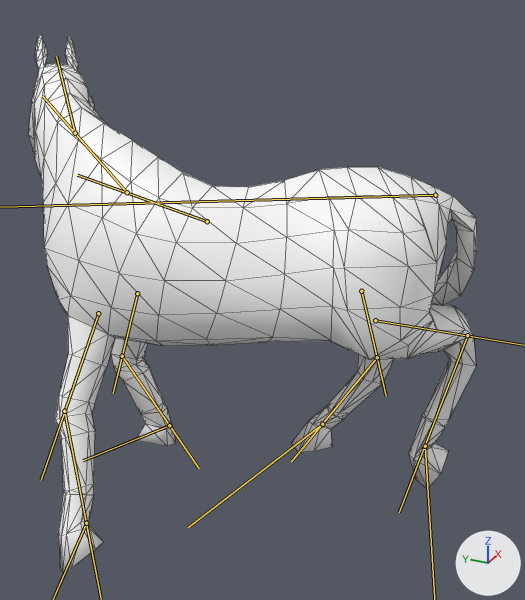
The glTF model Contents/mods/HorseMod/common/media/anims_X/Horse/Horse_Idle_Turn180R.glb, before and after one commit.
Rendered twice from a 50 mm lens placed at (-1.367, -0.549, 1.223), pointed at (0.004, 0.068, 0.537). The axes (+X, +Y, +Z) are drawn at lower right. The lights are the same throughout. Both versions are drawn at frame 56 of the action 'Horse_Idle_Turn180R'; the numbers are the values there. The bones that change are drawn over the model as lines. Mesh edges are drawn as thin lines.

Names of what the first picture shows: 'GEO-Horse'.
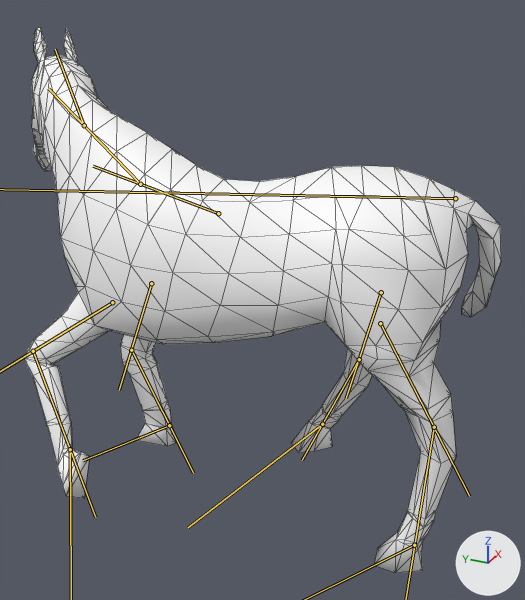
What the commit changed:
Bone 'Bip01' (bone_bip01) moves from (-0.307, 1.13, -0.075) to (-0.223, 1.216, -0.054).
Bone 'Bip01' (bone_bip01) turns from (1, 3, -148) to (0, 2, -159) degrees about its own x, y and z.
Bone 'DEF_Spine3' (bone_def_spine3) turns from (3, -5, -35) to (2, -4, -27) degrees about its own x, y and z.
Bone 'DEF_Neck1' (bone_def_neck1) turns from (-13, -5, -11) to (-14, -1, -6) degrees about its own x, y and z.
Bone 'DEF_Neck2' (bone_def_neck2) turns from (9, -13, -24) to (8, -12, -22) degrees about its own x, y and z.
Bone 'DEF_Radius.L' (bone_def_radius_l) turns from (1, -41, -39) to (-47, -16, -25) degrees about its own x, y and z.
Bone 'DEF_FrontCannon.L' (bone_def_frontcannon_l) turns from (26, 0, -1) to (80, 2, -3) degrees about its own x, y and z.
Bone 'DEF_FrontHoof.L' (bone_def_fronthoof_l) turns from (27, -3, -2) to (64, 36, 7) degrees about its own x, y and z.
Bone 'DEF_Radius.R' (bone_def_radius_r) turns from (-24, -8, 13) to (-23, -9, 6) degrees about its own x, y and z.
Bone 'DEF_FrontCannon.R' (bone_def_frontcannon_r) turns from (44, -1, 2) to (40, -1, 2) degrees about its own x, y and z.
Bone 'DEF_FrontHoof.R' (bone_def_fronthoof_r) turns from (-19, 15, -5) to (-15, 11, 0) degrees about its own x, y and z.
Bone 'DEF_Gaskin.L' (bone_def_gaskin_l) turns from (50, 9, -2) to (0, 36, -27) degrees about its own x, y and z.
Bone 'DEF_RearCannon.L' (bone_def_rearcannon_l) turns from (-60, 1, 2) to (-9, 0, 0) degrees about its own x, y and z.
Bone 'DEF_RearHoof.L' (bone_def_rearhoof_l) turns from (66, 9, -14) to (7, -20, -14) degrees about its own x, y and z.
Bone 'DEF_Gaskin.R' (bone_def_gaskin_r) turns from (-6, 14, 18) to (-32, 16, 16) degrees about its own x, y and z.
Bone 'DEF_RearCannon.R' (bone_def_rearcannon_r) turns from (-13, 0, -1) to (19, 0, 1) degrees about its own x, y and z.
Bone 'DEF_RearHoof.R' (bone_def_rearhoof_r) turns from (20, 15, -16) to (11, 8, -30) degrees about its own x, y and z.

Location of each change, (x1, y1, x2, y2) in pixels of the pictures (525 x 600 px):
'GEO-Horse', posed (6% wider): before (28, 35, 477, 573); after (24, 27, 501, 573)
bone 'DEF_Spine3', root to tip: before (207, 221) to (77, 175); after (218, 213) to (93, 166)
bone 'DEF_Neck1', root to tip: before (127, 192) to (42, 96); after (140, 184) to (48, 88)
bone 'DEF_Neck2', root to tip: before (75, 133) to (56, 56); after (84, 125) to (55, 49)
bone 'DEF_FrontCannon.L', root to tip: before (64, 411) to (101, 599); after (33, 351) to (95, 517)
bone 'DEF_Radius.R', root to tip: before (137, 293) to (113, 393); after (151, 283) to (119, 390)
bone 'DEF_FrontCannon.R', root to tip: before (122, 356) to (199, 468); after (131, 350) to (193, 473)
bone 'DEF_Gaskin.L', root to tip: before (375, 320) to (523, 345); after (380, 323) to (469, 496)
bone 'DEF_Gaskin.R', root to tip: before (361, 291) to (386, 396); after (381, 292) to (346, 398)
bone 'DEF_RearCannon.R', root to tip: before (377, 357) to (291, 462); after (359, 359) to (302, 460)
